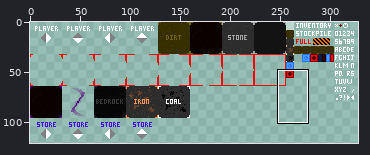
Edited in one commit: sprite sheet (public/ld29/sprites.png). Above: a wide view before the commit, with the close-up outlined.
Close-up. As it was:
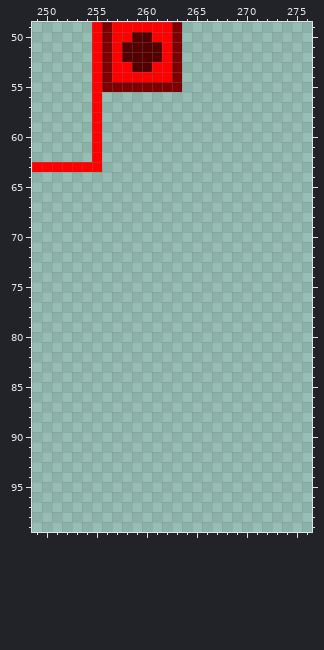
The file is 328x128 pixels. Pixels under 10% opacity are left out. Colours within 5 levels of each other are drawn and written as one. Shown: x 249..276, y 49..99. The wide view leaves out empty margins.
New version:
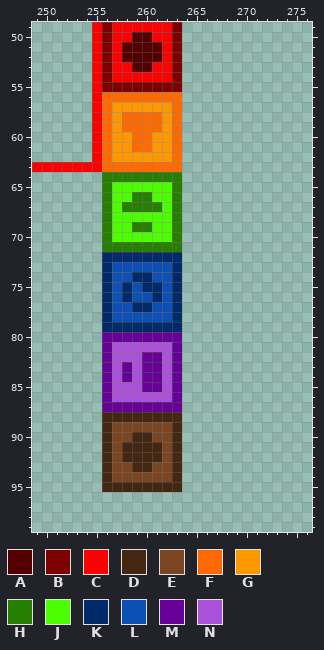
Palette (. is transparent): A #540000  B #7f0000  C #ff0000  D #442713  E #7c4622  F #ff6a00  G #ff9700  H #267f00  J #4cff00  K #002a69  L #0d50b5  M #660096  N #ab50d8
Changes in this commit:
Changed rows in their new state; - is an unchanged pixel.
first column x 256:
 56 FFFFFFFF
 57 FGGGGGGF
 58 FGFFFFGF
 59 FGFFFFGF
 60 FGGFFGGF
 61 FGGFFGGF
 62 FGGGGGGF
 63 FFFFFFFF
 64 HHHHHHHH
 65 HJJJJJJH
 66 HJJHHJJH
 67 HJHHHHJH
 68 HJJJJJJH
 69 HJJHHJJH
 70 HJJJJJJH
 71 HHHHHHHH
 72 KKKKKKKK
 73 KLLLLLLK
 74 KLLKKLLK
 75 KLKLKKLK
 76 KLKLLKLK
 77 KLLKKLLK
 78 KLLLLLLK
 79 KKKKKKKK
 80 MMMMMMMM
 81 MNNNNNNM
 82 MNNNMMNM
 83 MNMNMMNM
 84 MNMNMMNM
 85 MNNNMMNM
 86 MNNNNNNM
 87 MMMMMMMM
 88 DDDDDDDD
 89 DEEEEEED
 90 DEEDDEED
 91 DEDDDDED
 92 DEDDDDED
 93 DEEDDEED
 94 DEEEEEED
 95 DDDDDDDD
Changed places in both close-ups, as pixel boxes (x1, y1, x2, y2):
added: (102, 92, 182, 492)
